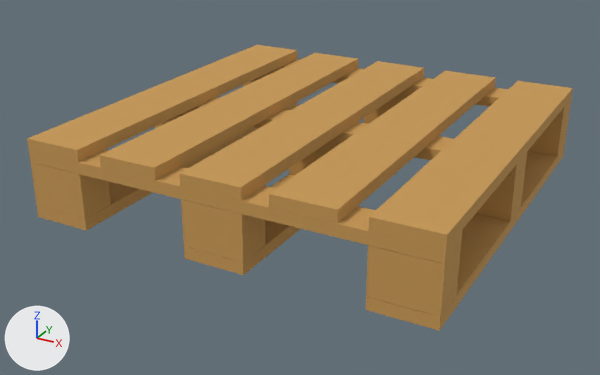
Before and after pictures for a commit that changed the Blender file private/blender/pallet.blend.
One viewpoint serves both versions: a 50 mm camera at (3.81, -7.44, 2.89) aimed at (-0.14, -0.27, -0.69). The axes (+X, +Y, +Z) are drawn at lower left. The lights are the same throughout.
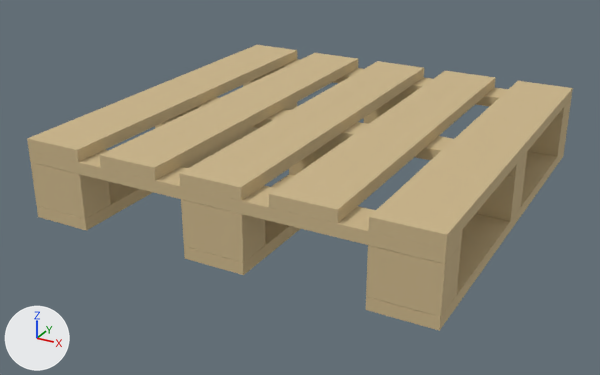
What differs and where, as boxes (x1, y1, x2, y2) in the pictures (600 x 375 px):
```json
{"object": "Cube.004", "change": "recoloured", "before": [368, 81, 573, 249], "after": [368, 81, 573, 249], "on screen": "orange to beige"}
{"object": "Cube.003", "change": "recoloured", "before": [269, 71, 496, 224], "after": [269, 71, 496, 224], "on screen": "orange to beige"}
{"object": "Cube", "change": "recoloured", "before": [179, 61, 424, 201], "after": [179, 61, 424, 201], "on screen": "orange to beige"}
{"object": "Cube.001", "change": "recoloured", "before": [99, 53, 358, 180], "after": [99, 53, 358, 180], "on screen": "orange to beige"}
{"object": "Cube.002", "change": "recoloured", "before": [27, 45, 297, 162], "after": [27, 45, 297, 162], "on screen": "orange to beige"}
{"object": "Cube.007", "change": "recoloured", "before": [29, 150, 462, 264], "after": [29, 150, 462, 264]}
{"object": "Cube.017", "change": "recoloured", "before": [366, 147, 565, 331], "after": [366, 147, 565, 331]}
{"object": "Cube.009", "change": "recoloured", "before": [366, 245, 461, 317], "after": [366, 245, 461, 317]}
{"object": "Cube.012", "change": "recoloured", "before": [181, 199, 265, 262], "after": [181, 199, 265, 262]}
{"object": "Cube.015", "change": "recoloured", "before": [31, 163, 111, 219], "after": [31, 163, 111, 219]}
{"object": "Cube.019", "change": "recoloured", "before": [37, 102, 297, 230], "after": [37, 102, 297, 230]}
{"object": "Cube.018", "change": "recoloured", "before": [184, 123, 368, 275], "after": [184, 123, 368, 275]}
{"object": "Cube.008", "change": "recoloured", "before": [476, 164, 526, 221], "after": [476, 164, 526, 221]}
{"object": "Cube.005", "change": "recoloured", "before": [183, 97, 527, 176], "after": [183, 97, 527, 176]}
{"object": "Cube.010", "change": "recoloured", "before": [528, 109, 570, 156], "after": [528, 109, 570, 156]}
{"object": "Cube.006", "change": "recoloured", "before": [269, 59, 571, 118], "after": [269, 59, 571, 118]}
{"object": "Cube.013", "change": "recoloured", "before": [289, 141, 341, 175], "after": [289, 141, 341, 175]}
{"object": "Cube.011", "change": "recoloured", "before": [364, 93, 411, 124], "after": [364, 93, 411, 124]}
{"object": "Cube.014", "change": "recoloured", "before": [155, 113, 185, 128], "after": [155, 113, 185, 128]}
{"object": "Cube.016", "change": "recoloured", "before": [243, 73, 271, 87], "after": [243, 73, 271, 87]}
```

The change, as JSON lines over the scene's bpy script:
```json
{"op": "set", "path": "mat_wood.base_color", "old": "(0.593, 0.328, 0.0937)", "new": "(0.624, 0.485, 0.266)", "note": "orange #ca9b56 -> beige #cfb98d"}
```
